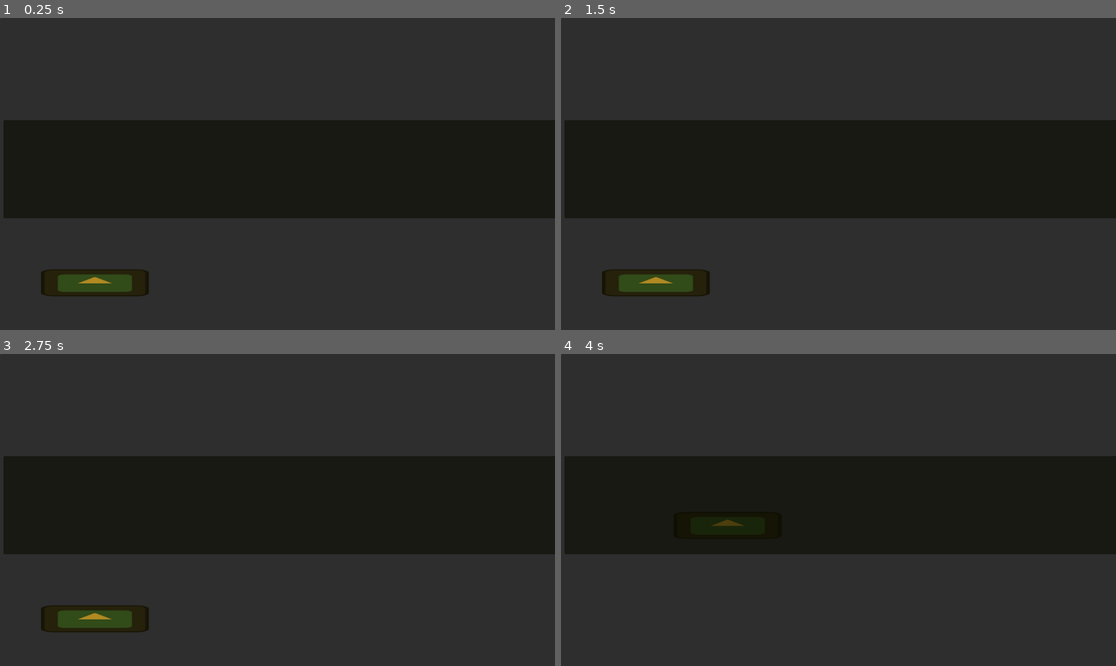
Above: before the commit, frames 1-4 (two rows, left to right).
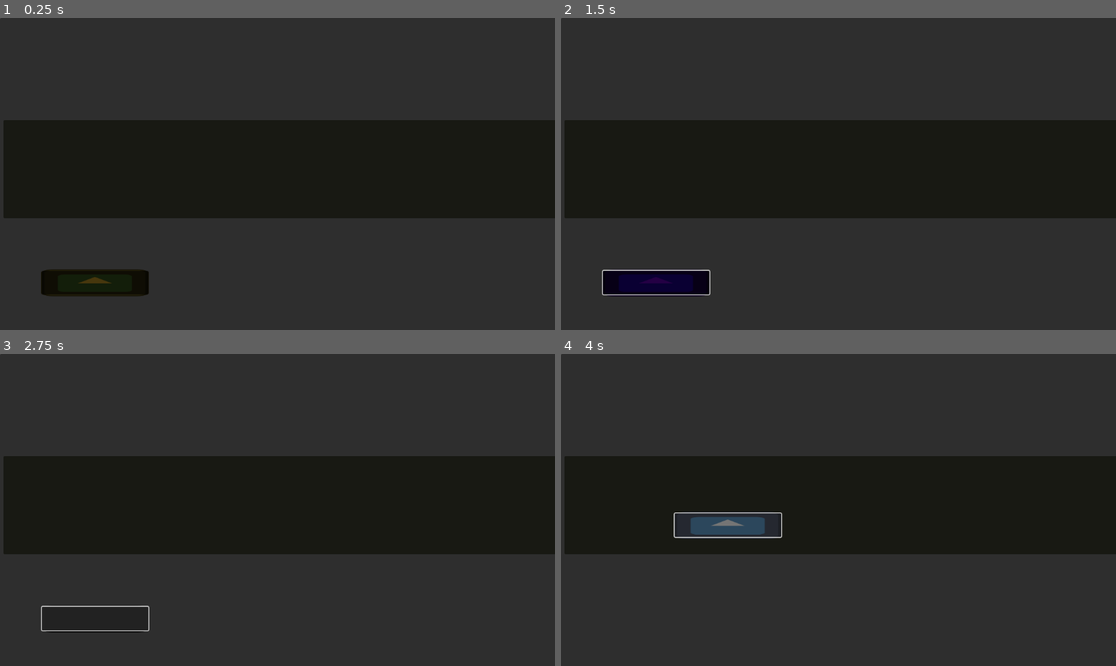
Above: after the commit, the same moments.

Repository: Leone242/GODOT-MelonJam2023
Game: Godot game, scene res://main.tscn
The game is run twice, just before and just after one commit, with the same random seed, the same clock (stepped at 60 frames per second) and the same inputs. The project has no main scene, so this scene is started directly. The engine's default icon, where the game draws it, is replaced by a stand-in: a white triangle on a blue panel in a dark square.
Inputs (mouse positions are in pixels of both pictures, inside the frame that each line leads up to):
- Up to frame 1 (0.25 s): no input
- Up to frame 2 (1.5 s): click (655, 283) at 0.52 s; click (655, 283) at 1.27 s
- Up to frame 3 (2.75 s): click (94, 619) at 2.02 s
- Up to frame 4 (4 s): tap Enter at 2.75 s; move the mouse to (960, 494) at 2.77 s; hold Right mouse button (mouse_select) 2.78-3.53 s; tap Space at 3.5 s; move the mouse to (727, 525) at 3.52 s; right-click (727, 525) at 3.6 s

The runs differ from the first frame. In frame 1, 0.7% of the frame differs, in the area x 10-24%, y 82-88%; in frame 2, 1.6%; in frame 3, 1.0%; in frame 4, 1.7%, in the area x 20-40%, y 50-60%.

Commit message:
craft

Diff:
--- a/Weapon.gd
+++ b/Weapon.gd
@@ -1,6 +1,7 @@
 extends Node2D
 
 var selected = false
+var weapon_estate = 0
 
 func _ready():
 	pass
@@ -8,6 +9,8 @@
 func _process(delta):
 	if Input.is_action_pressed("mouse_select"):
 		FollowMouse()
+
+	AssembleWeapon()
 
 func FollowMouse():
 	position = get_global_mouse_position()
@@ -24,7 +27,29 @@
 
 func _on_area_2d_area_entered(area):
 	if area.name == "Table":
-		selected = true
+		selected = false
 		print("foi")
-	else:
-		selected = false
+
+
+
+func AssembleWeapon():
+	match weapon_estate:
+		0:
+			get_node("Icon").show()
+
+		1:
+			get_node("Icon2").show()
+			get_node("Icon").hide()
+		2:
+			get_node("Icon3").show()
+			get_node("Icon2").hide()
+		3:
+			get_node("Icon4").show()
+			get_node("Icon3").hide()
+		4:
+			get_node("Icon5").show()
+			get_node("Icon4").hide()
+
+func _on_craft_pressed():
+	if weapon_estate <=3:
+		weapon_estate +=1
--- a/main.tscn
+++ b/main.tscn
@@ -7,27 +7,30 @@
 
 [node name="Main" type="Node2D"]
 
-[node name="Panel" type="Panel" parent="."]
+[node name="CanvasGroup" type="CanvasGroup" parent="."]
+y_sort_enabled = true
+
+[node name="Panel" type="Panel" parent="CanvasGroup"]
 offset_right = 1158.0
 offset_bottom = 656.0
 
-[node name="Weapon" parent="." instance=ExtResource("1_anqxf")]
+[node name="Weapon" parent="CanvasGroup" instance=ExtResource("1_anqxf")]
 position = Vector2(197, 550)
 
-[node name="Table" type="Node2D" parent="."]
+[node name="Table" type="Node2D" parent="CanvasGroup"]
 
-[node name="Table" type="Area2D" parent="Table"]
+[node name="Table" type="Area2D" parent="CanvasGroup/Table"]
 
-[node name="CollisionShape2D" type="CollisionShape2D" parent="Table/Table"]
+[node name="CollisionShape2D" type="CollisionShape2D" parent="CanvasGroup/Table/Table"]
 position = Vector2(579, 314)
 shape = SubResource("RectangleShape2D_ydqo5")
 
-[node name="Panel" type="Panel" parent="Table"]
+[node name="Panel" type="Panel" parent="CanvasGroup/Table"]
 modulate = Color(0.384129, 0.458139, 0.0558828, 1)
 offset_left = 7.0
 offset_top = 212.0
 offset_right = 1164.0
 offset_bottom = 416.0
 
-[node name="Marker2D" type="Marker2D" parent="."]
+[node name="Marker2D" type="Marker2D" parent="CanvasGroup"]
 position = Vector2(571, 314)
--- a/weapon.tscn
+++ b/weapon.tscn
@@ -14,10 +14,42 @@
 scale = Vector2(1.75, 0.4375)
 texture = ExtResource("2_4o64x")
 
+[node name="Icon2" type="Sprite2D" parent="."]
+visible = false
+modulate = Color(0, 0.537255, 0.133333, 1)
+scale = Vector2(1.75, 0.4375)
+texture = ExtResource("2_4o64x")
+
+[node name="Icon3" type="Sprite2D" parent="."]
+visible = false
+modulate = Color(0.356863, 0, 0.666667, 1)
+scale = Vector2(1.75, 0.4375)
+texture = ExtResource("2_4o64x")
+
+[node name="Icon4" type="Sprite2D" parent="."]
+visible = false
+modulate = Color(0, 0, 0, 1)
+scale = Vector2(1.75, 0.4375)
+texture = ExtResource("2_4o64x")
+
+[node name="Icon5" type="Sprite2D" parent="."]
+visible = false
+scale = Vector2(1.75, 0.4375)
+texture = ExtResource("2_4o64x")
+
 [node name="Area2D" type="Area2D" parent="."]
 
 [node name="CollisionShape2D" type="CollisionShape2D" parent="Area2D"]
 shape = SubResource("RectangleShape2D_4tmxm")
 
+[node name="Craft" type="Button" parent="."]
+offset_left = -110.0
+offset_top = -25.0
+offset_right = 111.0
+offset_bottom = 24.0
+toggle_mode = true
+button_pressed = true
+
 [connection signal="area_entered" from="Area2D" to="." method="_on_area_2d_area_entered"]
 [connection signal="area_exited" from="Area2D" to="." method="_on_area_2d_area_exited"]
+[connection signal="pressed" from="Craft" to="." method="_on_craft_pressed"]
